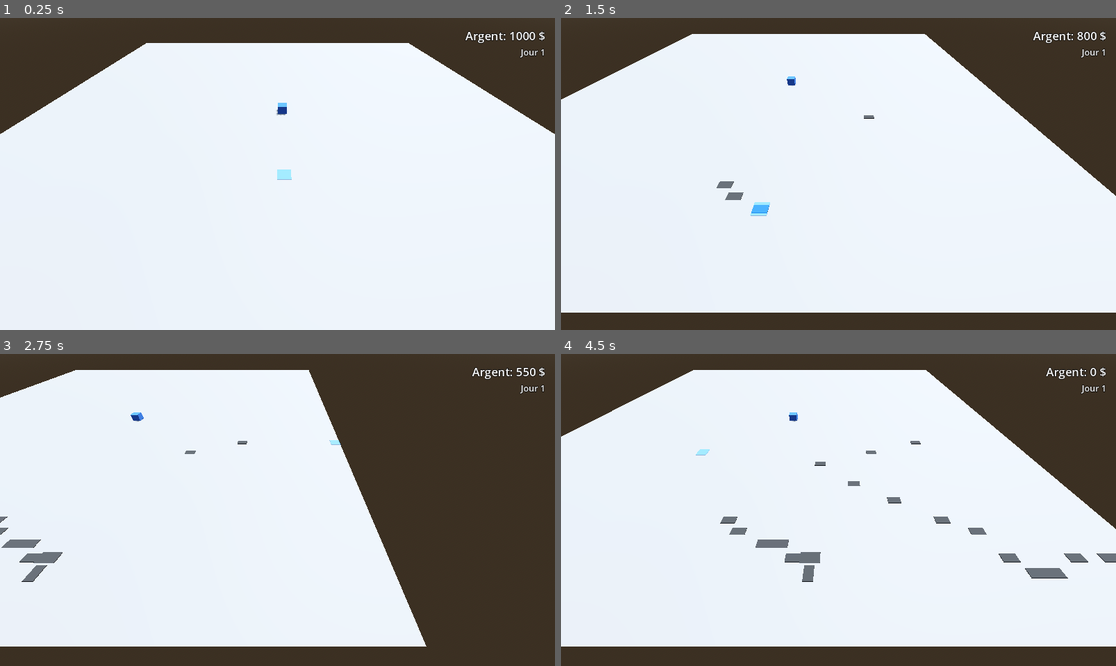
Above: before the commit, frames 1-4 (two rows, left to right).
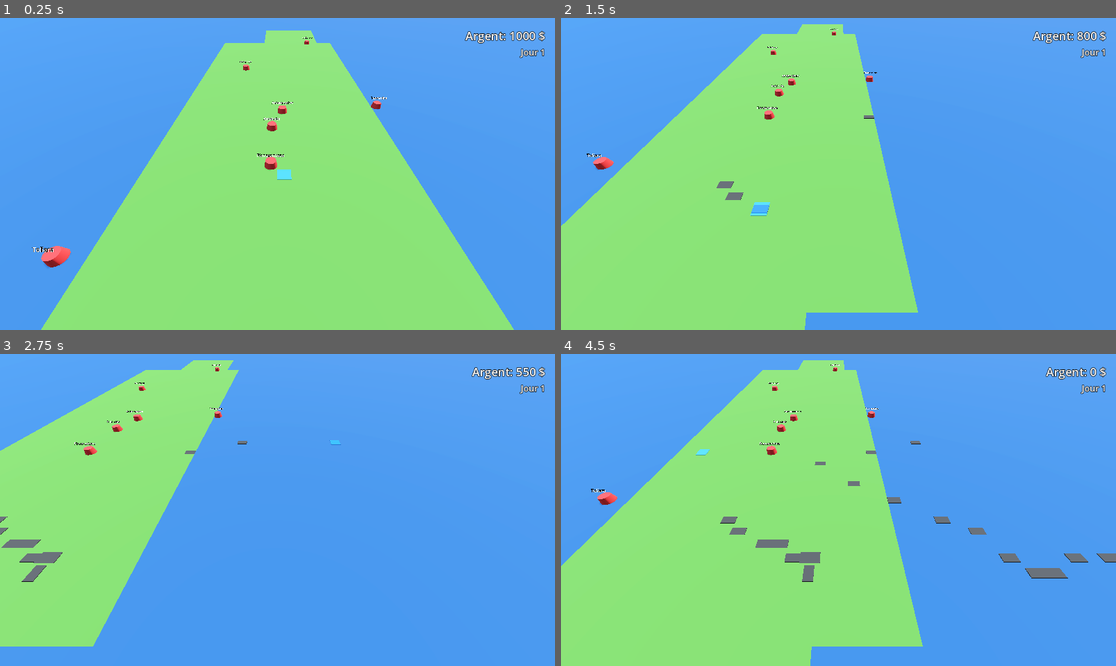
Above: after the commit, the same moments.

Repository: SirPrincy/TrayB
Game: Godot game, scene res://main.tscn
The game is run twice, just before and just after one commit, with the same random seed, the same clock (stepped at 60 frames per second) and the same inputs.
Inputs (mouse positions are in pixels of both pictures, inside the frame that each line leads up to):
- Up to frame 1 (0.25 s): no input
- Up to frame 2 (1.5 s): tap Enter (ui_accept) at 0.5, 0.77 s; move the mouse to (960, 158) at 0.52 s; hold D 0.53-1.25 s; hold Z 0.53-1.25 s; click (960, 158) at 0.67 s; drag from (727, 189) to (810, 236) at 1.27 s
- Up to frame 3 (2.75 s): move the mouse to (333, 441) at 2.02 s; hold D from 2.03 s (still down); tap 1 at 2.1 s; click (333, 441) at 2.17 s
- Up to frame 4 (4.5 s): release D at 2.75 s; drag from (810, 572) to (672, 463) at 2.77 s; move the mouse to (1005, 556) at 3.52 s; hold A 3.53-4.25 s; tap 3 at 3.6 s; click (1005, 556) at 3.67 s; tap Enter (ui_accept) at 3.77, 4.25 s; drag from (672, 463) to (755, 432) at 4.27 s

The runs differ from the first frame. In frame 1, 100% of the frame differs, in the area x 0-100%, y 0-100%; in frame 2, 100%; in frame 3, 99%; in frame 4, 98%.

Commit message:
feat: add Madagascar map, cities and first gameplay loop
- Create City script and scene with passenger generation and interaction.
- Implement MapInitializer with major Madagascar cities at relative geographic positions.
- Update main scene with a stylized Madagascar island and ocean.
- Enhance Vehicle script with distance-based reward calculation.
- Ensure compatibility between Cities and Vehicles for stock loading.

Co-authored-by: SirPrincy <267638137+SirPrincy@users.noreply.github.com>

Diff:
--- /dev/null
+++ b/City.tscn
@@ -0,0 +1,34 @@
+[gd_scene load_steps=5 format=3 uid="uid://be8scb0r7t8d"]
+
+[ext_resource type="Script" path="res://scripts/City.gd" id="1_city"]
+
+[sub_resource type="BoxShape3D" id="BoxShape3D_1"]
+size = Vector3(1.8, 1, 1.8)
+
+[sub_resource type="StandardMaterial3D" id="StandardMaterial3D_1"]
+albedo_color = Color(0.8, 0.2, 0.2, 1)
+
+[sub_resource type="CylinderMesh" id="CylinderMesh_1"]
+material = SubResource("StandardMaterial3D_1")
+top_radius = 0.8
+bottom_radius = 1.0
+height = 1.0
+
+[node name="City" type="StaticBody3D"]
+script = ExtResource("1_city")
+
+[node name="CollisionShape3D" type="CollisionShape3D" parent="."]
+transform = Transform3D(1, 0, 0, 0, 1, 0, 0, 0, 1, 0, 0.5, 0)
+shape = SubResource("BoxShape3D_1")
+
+[node name="MeshInstance3D" type="MeshInstance3D" parent="."]
+transform = Transform3D(1, 0, 0, 0, 1, 0, 0, 0, 1, 0, 0.5, 0)
+mesh = SubResource("CylinderMesh_1")
+
+[node name="Label3D" type="Label3D" parent="."]
+transform = Transform3D(1, 0, 0, 0, 1, 0, 0, 0, 1, 0, 2, 0)
+pixel_size = 0.01
+billboard = 1
+text = "Ville"
+font_size = 64
+outline_size = 12
--- a/main.tscn
+++ b/main.tscn
@@ -1,9 +1,9 @@
-[gd_scene load_steps=9 format=3 uid="uid://dl8spg4spjxjr"]
+[gd_scene load_steps=13 format=3 uid="uid://dl8spg4spjxjr"]
 
 [ext_resource type="Script" path="res://scripts/RTSCamera.gd" id="1_rts"]
 [ext_resource type="Script" path="res://scripts/GridCursor.gd" id="2_grid"]
-[ext_resource type="PackedScene" uid="uid://c7d6r3v8j1k2a" path="res://Depot.tscn" id="3_depot"]
 [ext_resource type="PackedScene" uid="uid://bv6n8m5e7n1x7" path="res://UI.tscn" id="4_ui"]
+[ext_resource type="Script" path="res://scripts/MapInitializer.gd" id="5_mapinit"]
 
 [sub_resource type="ProceduralSkyMaterial" id="ProceduralSkyMaterial_1"]
 sky_top_color = Color(0.384314, 0.454902, 0.54902, 1)
@@ -19,8 +19,27 @@
 tonemap_mode = 2
 glow_enabled = true
 
+[sub_resource type="StandardMaterial3D" id="StandardMaterial3D_ocean"]
+albedo_color = Color(0.12549, 0.290196, 0.529412, 1)
+
 [sub_resource type="PlaneMesh" id="PlaneMesh_1"]
-size = Vector2(100, 100)
+material = SubResource("StandardMaterial3D_ocean")
+size = Vector2(500, 500)
+
+[sub_resource type="StandardMaterial3D" id="StandardMaterial3D_island"]
+albedo_color = Color(0.27451, 0.509804, 0.196078, 1)
+
+[sub_resource type="PlaneMesh" id="PlaneMesh_island"]
+material = SubResource("StandardMaterial3D_island")
+size = Vector2(40, 100)
+
+[sub_resource type="PlaneMesh" id="PlaneMesh_north"]
+material = SubResource("StandardMaterial3D_island")
+size = Vector2(20, 40)
+
+[sub_resource type="PlaneMesh" id="PlaneMesh_south"]
+material = SubResource("StandardMaterial3D_island")
+size = Vector2(30, 40)
 
 [sub_resource type="StandardMaterial3D" id="StandardMaterial3D_1"]
 transparency = 1
@@ -42,6 +61,20 @@
 [node name="Floor" type="MeshInstance3D" parent="."]
 mesh = SubResource("PlaneMesh_1")
 
+[node name="MadagascarIsland" type="Node3D" parent="."]
+transform = Transform3D(1, 0, 0, 0, 1, 0, 0, 0, 1, 0, 0.01, 0)
+
+[node name="MainBody" type="MeshInstance3D" parent="MadagascarIsland"]
+mesh = SubResource("PlaneMesh_island")
+
+[node name="North" type="MeshInstance3D" parent="MadagascarIsland"]
+transform = Transform3D(1, 0, 0, 0, 1, 0, 0, 0, 1, 5, 0, -50)
+mesh = SubResource("PlaneMesh_north")
+
+[node name="South" type="MeshInstance3D" parent="MadagascarIsland"]
+transform = Transform3D(1, 0, 0, 0, 1, 0, 0, 0, 1, -5, 0, 50)
+mesh = SubResource("PlaneMesh_south")
+
 [node name="Camera3D" type="Camera3D" parent="."]
 transform = Transform3D(1, 0, 0, 0, 0.707107, 0.707107, 0, -0.707107, 0.707107, 0, 20, 20)
 script = ExtResource("1_rts")
@@ -52,7 +85,7 @@
 [node name="MeshInstance3D" type="MeshInstance3D" parent="GridCursor"]
 mesh = SubResource("BoxMesh_1")
 
-[node name="Depot" parent="." instance=ExtResource("3_depot")]
-transform = Transform3D(1, 0, 0, 0, 1, 0, 0, 0, 1, 1, 0, 1)
+[node name="MapInitializer" type="Node3D" parent="."]
+script = ExtResource("5_mapinit")
 
 [node name="UI" parent="." instance=ExtResource("4_ui")]
--- /dev/null
+++ b/scripts/City.gd
@@ -0,0 +1,85 @@
+extends StaticBody3D
+
+# City.gd
+# Représente une ville (Lieu comme dans Fly Corp)
+# Génère des passagers et permet d'envoyer des véhicules vers d'autres villes connectées.
+
+@export var city_name: String = "Ville"
+@export var population: int = 1000
+@export var vehicle_scene = preload("res://Vehicle.tscn")
+@export var stock_type: MapManager.CargoType = MapManager.CargoType.PASSENGER
+
+var stock_amount: int = 0
+var generation_rate: float = 0.0
+
+@onready var label_3d: Label3D = $Label3D
+
+func _ready() -> void:
+	# Enregistrement dans MapManager
+	var grid_pos = MapManager.world_to_grid(global_position)
+	MapManager.add_building(grid_pos, "city", self)
+
+	# Initialisation du taux de génération basé sur la population (ex: 1 passager pour 1000 habitants par tick)
+	generation_rate = max(1, population / 500.0)
+
+	label_3d.text = city_name
+
+	# Connexion au signal de tick
+	EconomyManager.game_tick.connect(_on_game_tick)
+
+func _on_game_tick():
+	stock_amount += int(generation_rate)
+	update_label()
+
+func update_label():
+	label_3d.text = city_name + "\n(" + str(stock_amount) + ")"
+
+# Fonction pour le chargement par le véhicule
+func take_stock(max_to_take: int) -> int:
+	var taken = min(stock_amount, max_to_take)
+	stock_amount -= taken
+	update_label()
+	return taken
+
+func _input_event(_camera: Camera3D, event: InputEvent, _position: Vector3, _normal: Vector3, _shape_idx: int) -> void:
+	if event is InputEventMouseButton and event.button_index == MOUSE_BUTTON_LEFT and event.pressed:
+		_on_city_clicked()
+
+func _on_city_clicked():
+	print("Ville cliquée : ", city_name)
+	if stock_amount <= 0:
+		print("Pas assez de passagers à ", city_name)
+		return
+
+	# Trouver d'autres villes connectées
+	var my_grid_pos = MapManager.world_to_grid(global_position)
+	var reachable_cities = []
+
+	for pos in MapManager.buildings_instances.keys():
+		if pos == my_grid_pos:
+			continue
+
+		var building = MapManager.buildings_instances[pos]
+		if building.has_method("is_city") or MapManager.grid_data.get(pos) == "city":
+			# Vérifier si un chemin existe
+			var path = MapManager.get_route_path(my_grid_pos, pos)
+			if path.size() >= 2:
+				reachable_cities.append({"pos": pos, "path": path, "name": building.city_name if "city_name" in building else "Inconnu"})
+
+	if reachable_cities.is_empty():
+		print("Aucune autre ville connectée à ", city_name)
+		return
+
+	# Pour la première boucle de gameplay, on prend une destination au hasard parmi celles connectées
+	var target = reachable_cities.pick_random()
+	_spawn_vehicle(target.path)
+
+func _spawn_vehicle(path: Array[Vector3]):
+	var vehicle = vehicle_scene.instantiate()
+	get_parent().add_child(vehicle)
+	# Le chargement s'effectue automatiquement via vehicle.set_path() -> try_load()
+	vehicle.set_path(path)
+	print("Véhicule envoyé de ", city_name, " vers destination avec ", vehicle.current_load, " passagers.")
+
+func is_city():
+	return true
--- /dev/null
+++ b/scripts/MapInitializer.gd
@@ -0,0 +1,31 @@
+extends Node3D
+
+# MapInitializer.gd
+# Initialise la carte de Madagascar avec ses principales villes.
+
+@export var city_scene = preload("res://City.tscn")
+
+# Liste des principales villes de Madagascar avec leurs positions approximatives (coordonnées de grille)
+# On centre Antananarivo à (0,0)
+var cities_data = [
+	{"name": "Antananarivo", "pos": Vector2i(0, 0), "pop": 1300000},
+	{"name": "Toamasina", "pos": Vector2i(10, -1), "pop": 325000},
+	{"name": "Mahajanga", "pos": Vector2i(-5, -12), "pop": 245000},
+	{"name": "Toliara", "pos": Vector2i(-12, 15), "pop": 170000},
+	{"name": "Antsiranana", "pos": Vector2i(5, -25), "pop": 130000},
+	{"name": "Fianarantsoa", "pos": Vector2i(-1, 8), "pop": 190000},
+	{"name": "Antsirabe", "pos": Vector2i(-1, 3), "pop": 250000}
+]
+
+func _ready() -> void:
+	# Attendre un peu que les autoloads soient prêts
+	call_deferred("_spawn_cities")
+
+func _spawn_cities():
+	for data in cities_data:
+		var city = city_scene.instantiate()
+		city.city_name = data["name"]
+		city.population = data["pop"]
+		add_child(city)
+		city.position = MapManager.grid_to_world(data["pos"])
+		print("Ville placée : ", data["name"], " à ", data["pos"])
--- a/scripts/Vehicle.gd
+++ b/scripts/Vehicle.gd
@@ -132,10 +132,18 @@
 	is_moving = false
 
 	if current_load > 0:
-		var total_reward = current_load * reward_per_unit
+		# Calcul de la distance totale parcourue
+		var total_distance = 0.0
+		for i in range(path.size() - 1):
+			total_distance += path[i].distance_to(path[i+1])
+
+		# Facteur de distance (ex: distance / taille de la grille)
+		var distance_factor = total_distance / MapManager.grid_size
+		var total_reward = int(current_load * reward_per_unit * (1.0 + distance_factor * 0.1))
+
 		# Le gain est maintenant différé jusqu'au prochain tick quotidien
 		EconomyManager.add_pending_revenue(total_reward)
-		print("Véhicule arrivé ! Gain différé : ", total_reward, " pour ", current_load, " unités.")
+		print("Véhicule arrivé ! Gain différé : ", total_reward, " pour ", current_load, " unités sur une distance de ", total_distance)
 	else:
 		print("Véhicule arrivé à vide. Aucun gain.")
 
